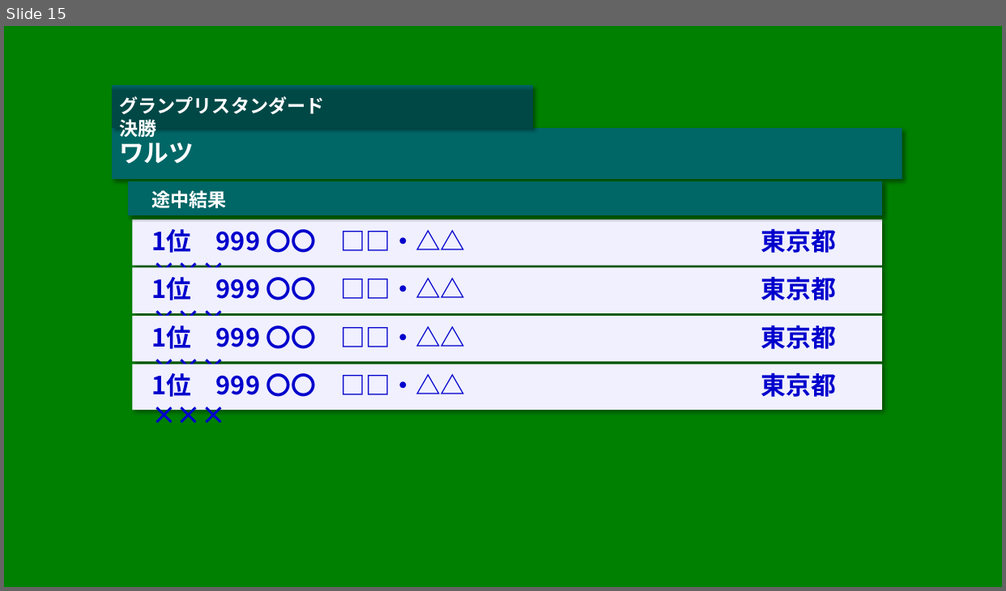
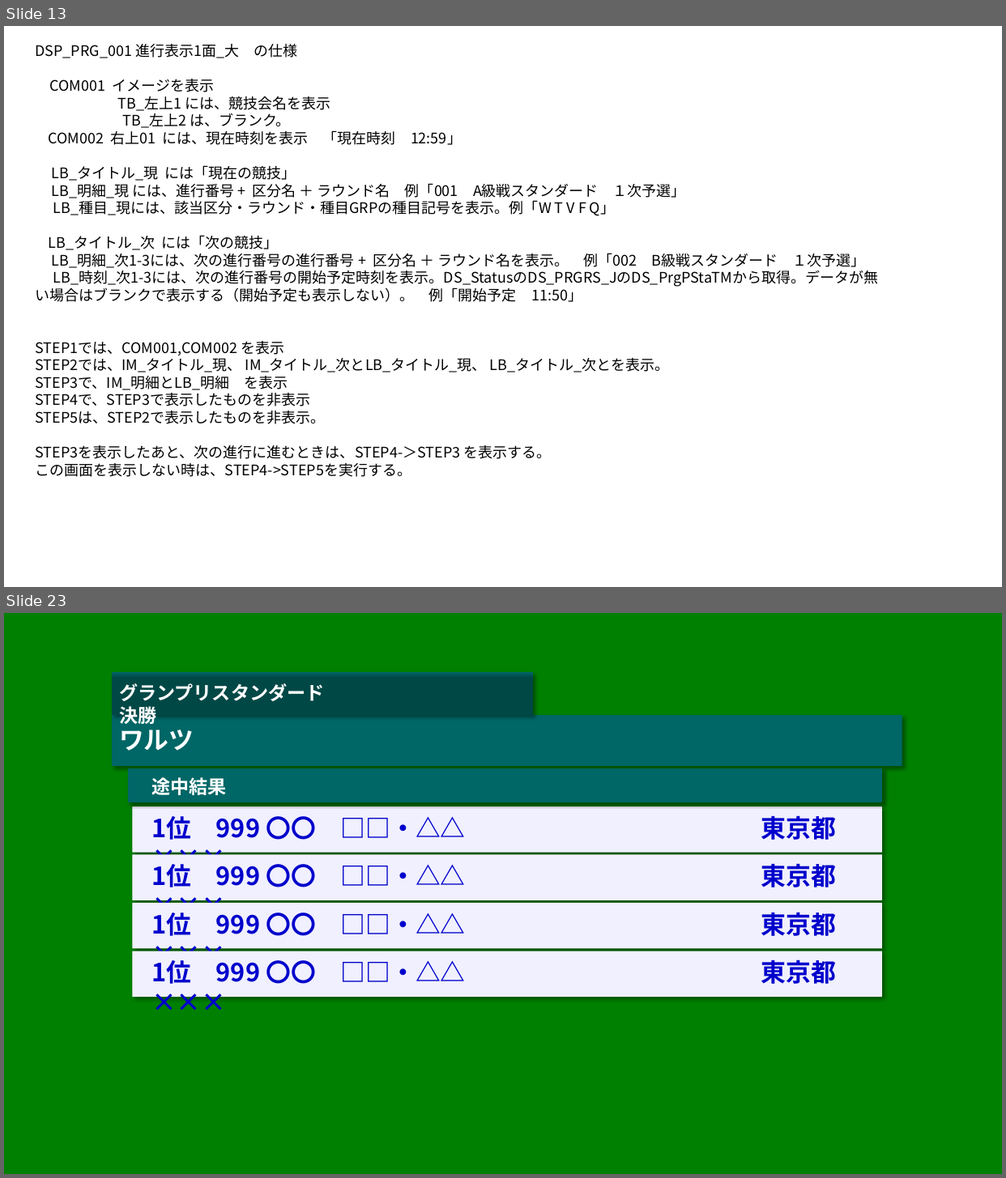
Before and after one commit to fumisaku/DSDsp, a slide deck: 画面デザイン.pptx. Shown one above the other, each under a label of ours: slide 15 before the commit, slides 13 and 23 after it; the slides between them are not shown. The pictures are 1006x591 and 1006x1178 pixels, drawn with LibreOffice and Linux fonts; fonts in the diff are those of the drawing. Boxes give left, top, right and bottom in pixels: in the first picture for what was removed or moved away, otherwise in the second. Text is boxed around its words. In the diff, an @@ line names an element or a change of style, - is before the commit and + after.

```diff
--- a/画面デザイン.pptx
+++ b/画面デザイン.pptx
@@ slide 13 added at [4, 26, 1002, 587], background #FFFFFF @@
@@ text added at [35, 44, 878, 477], 14 pt, text #000000 @@
+DSP_PRG_001 進行表示1面_大 の仕様
+COM001 イメージを表示
+TB_左上1 には、競技会名を表示
+TB_左上2 は、ブランク。
+COM002 右上01 には、現在時刻を表示 「現在時刻 12:59」
+LB_タイトル_現 には「現在の競技」
+LB_明細_現 には、進行番号 + 区分名 ＋ ラウンド名 例「001 A級戦スタンダード １次予選」
+LB_種目_現には、該当区分・ラウンド・種目GRPの種目記号を表示。例「W T V F Q」
+LB_タイトル_次 には「次の競技」
+LB_明細_次1-3には、次の進行番号の進行番号 + 区分名 ＋ ラウンド名を表示。 例「002 B級戦スタンダード １次予選」
+LB_時刻_次1-3には、次の進行番号の開始予定時刻を表示。DS_StatusのDS_PRGRS_JのDS_PrgPStaTMから取得。データが無い場合はブランクで表示する（開始予定も表示しない）。 例「開始予定 11:50」
+STEP1では、COM001,COM002 を表示
+STEP2では、IM_タイトル_現、 IM_タイトル_次とLB_タイトル_現、 LB_タイトル_次とを表示。
+STEP3で、IM_明細とLB_明細 を表示
+STEP4で、STEP3で表示したものを非表示
+STEP5は、STEP2で表示したものを非表示。
+STEP3を表示したあと、次の進行に進むときは、STEP4-＞STEP3 を表示する。
+この画面を表示しない時は、STEP4->STEP5を実行する。
@@ what was slide 15 is now slide 23 @@
```
Also in this commit, not shown: 4 slides changed, 10 other slides added, 3 slides removed, 53 other files.
